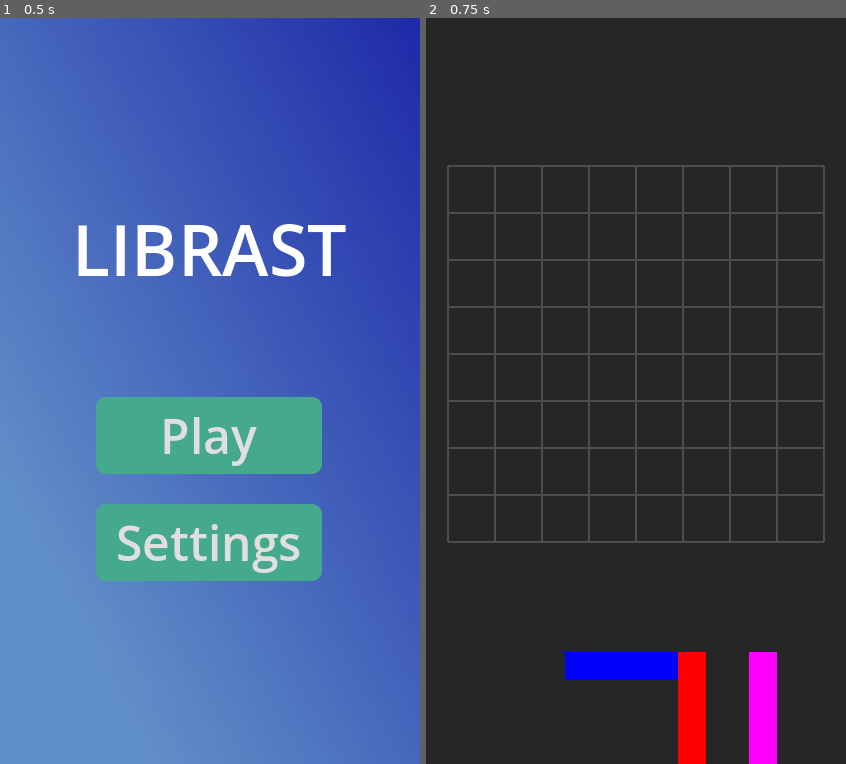
Above: before the commit, frames 1-2 (left to right).
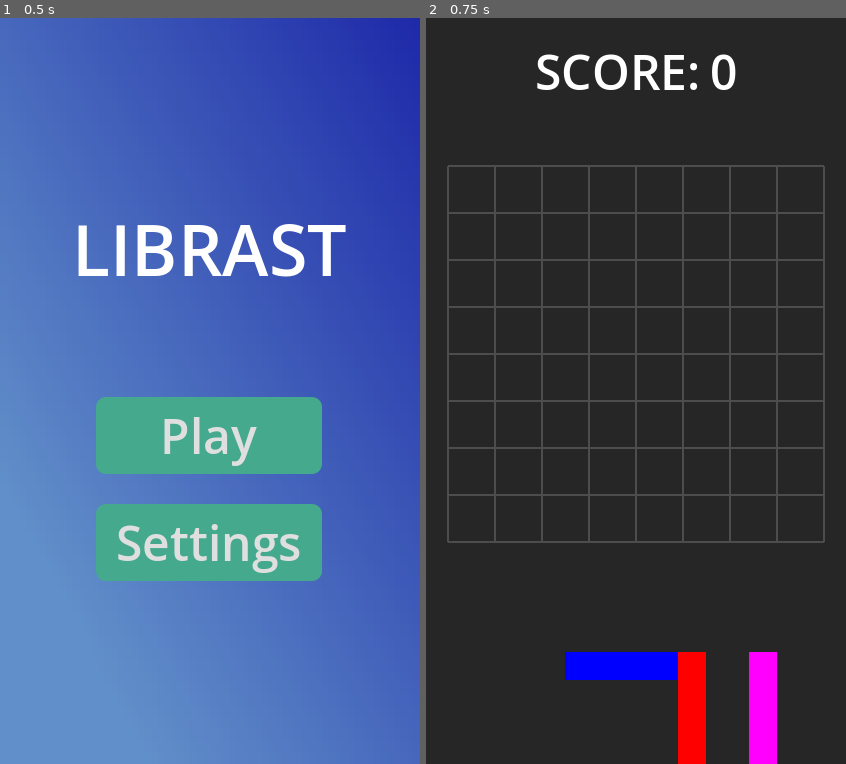
Above: after the commit, the same moments.

Repository: Piernikkk/librast
Game: Godot game, scene res://scenes/start_screen.tscn
Two runs of this game, one before a commit and one after it. Both use one fixed random seed, a clock stepped at 60 frames per second and the inputs below.
Inputs:
- Up to frame 1 (0.5 s): no input
- Up to frame 2 (0.75 s): click "Play" at 0.5 s

Frame 1 is identical in both runs. In frame 2, 0.9% of the frame differs, in the area x 26-74%, y 4-10%.

Commit message:
Added game over screen

Diff:
--- /dev/null
+++ b/scenes/game_over.tscn
@@ -0,0 +1,105 @@
+[gd_scene load_steps=9 format=3 uid="uid://bff7ggna66jou"]
+
+[ext_resource type="Script" uid="uid://b6ju1nbspgt40" path="res://scripts/game_over.gd" id="1_xeevv"]
+
+[sub_resource type="Gradient" id="Gradient_0nqlu"]
+offsets = PackedFloat32Array(0, 0.19333333, 0.84, 0.96666664)
+colors = PackedColorArray(1, 0.6553498, 0.6018409, 1, 0.99999994, 0.1943762, 0.14415294, 1, 0.2679457, 0.20587684, 0.20587684, 1, 0.21950102, 0.21950102, 0.21950102, 1)
+
+[sub_resource type="GradientTexture2D" id="GradientTexture2D_xeevv"]
+gradient = SubResource("Gradient_0nqlu")
+fill_from = Vector2(0.635514, 0.24299066)
+fill_to = Vector2(0.6214953, 1)
+
+[sub_resource type="StyleBoxEmpty" id="StyleBoxEmpty_0nqlu"]
+
+[sub_resource type="StyleBoxFlat" id="StyleBoxFlat_xeevv"]
+content_margin_left = 20.0
+content_margin_top = 5.0
+content_margin_right = 20.0
+content_margin_bottom = 5.0
+bg_color = Color(0.27129012, 0.6613565, 0.5527387, 1)
+corner_radius_top_left = 10
+corner_radius_top_right = 10
+corner_radius_bottom_right = 10
+corner_radius_bottom_left = 10
+
+[sub_resource type="StyleBoxFlat" id="StyleBoxFlat_wqhvx"]
+content_margin_left = 20.0
+content_margin_top = 5.0
+content_margin_right = 20.0
+content_margin_bottom = 5.0
+bg_color = Color(0, 0, 0, 1)
+corner_radius_top_left = 10
+corner_radius_top_right = 10
+corner_radius_bottom_right = 10
+corner_radius_bottom_left = 10
+
+[sub_resource type="StyleBoxFlat" id="StyleBoxFlat_tbwuq"]
+content_margin_left = 20.0
+content_margin_top = 5.0
+content_margin_right = 20.0
+content_margin_bottom = 5.0
+bg_color = Color(0.09469537, 0.28756103, 0.23423728, 1)
+corner_radius_top_left = 10
+corner_radius_top_right = 10
+corner_radius_bottom_right = 10
+corner_radius_bottom_left = 10
+
+[sub_resource type="Theme" id="Theme_racf3"]
+Button/constants/outline_size = 0
+Button/font_sizes/font_size = 48
+Button/styles/focus = SubResource("StyleBoxEmpty_0nqlu")
+Button/styles/hover = SubResource("StyleBoxFlat_xeevv")
+Button/styles/normal = SubResource("StyleBoxFlat_wqhvx")
+Button/styles/pressed = SubResource("StyleBoxFlat_tbwuq")
+
+[node name="Game Over" type="Control"]
+layout_mode = 3
+anchors_preset = 15
+anchor_right = 1.0
+anchor_bottom = 1.0
+grow_horizontal = 2
+grow_vertical = 2
+script = ExtResource("1_xeevv")
+
+[node name="MarginContainer" type="MarginContainer" parent="."]
+layout_mode = 1
+anchors_preset = 15
+anchor_right = 1.0
+anchor_bottom = 1.0
+grow_horizontal = 2
+grow_vertical = 2
+
+[node name="TextureRect" type="TextureRect" parent="MarginContainer"]
+layout_mode = 2
+texture = SubResource("GradientTexture2D_xeevv")
+
+[node name="VBoxContainer" type="VBoxContainer" parent="MarginContainer"]
+layout_mode = 2
+size_flags_horizontal = 4
+size_flags_vertical = 4
+theme_override_constants/separation = 100
+
+[node name="Label" type="Label" parent="MarginContainer/VBoxContainer"]
+layout_mode = 2
+size_flags_horizontal = 4
+theme_override_font_sizes/font_size = 48
+text = "GAME OVER"
+
+[node name="VBoxContainer" type="VBoxContainer" parent="MarginContainer/VBoxContainer"]
+layout_mode = 2
+theme_override_constants/separation = 30
+
+[node name="Restart" type="Button" parent="MarginContainer/VBoxContainer/VBoxContainer"]
+layout_mode = 2
+theme = SubResource("Theme_racf3")
+text = "RESTART"
+
+[node name="MainMenu" type="Button" parent="MarginContainer/VBoxContainer/VBoxContainer"]
+layout_mode = 2
+theme = SubResource("Theme_racf3")
+text = "MAIN MENU"
+
+[connection signal="pressed" from="MarginContainer/VBoxContainer/VBoxContainer/Restart" to="." method="_on_restart_pressed"]
+[connection signal="pressed" from="MarginContainer/VBoxContainer/VBoxContainer/MainMenu" to="." method="_on_main_menu_pressed"]
--- /dev/null
+++ b/scenes/game_ui.tscn
@@ -0,0 +1,45 @@
+[gd_scene load_steps=2 format=3 uid="uid://dmm0n7r3uf1oi"]
+
+[ext_resource type="Script" uid="uid://c0ng0ja6jn8sy" path="res://scripts/game_ui.gd" id="1_yubou"]
+
+[node name="GameUI" type="Control"]
+layout_mode = 3
+anchors_preset = 15
+anchor_right = 1.0
+anchor_bottom = 1.0
+grow_horizontal = 2
+grow_vertical = 2
+script = ExtResource("1_yubou")
+
+[node name="CanvasLayer" type="CanvasLayer" parent="."]
+
+[node name="MarginContainer" type="MarginContainer" parent="CanvasLayer"]
+anchors_preset = 15
+anchor_right = 1.0
+anchor_bottom = 1.0
+grow_horizontal = 2
+grow_vertical = 2
+theme_override_constants/margin_left = 20
+theme_override_constants/margin_top = 20
+theme_override_constants/margin_right = 20
+theme_override_constants/margin_bottom = 20
+
+[node name="VBoxContainer" type="VBoxContainer" parent="CanvasLayer/MarginContainer"]
+layout_mode = 2
+size_flags_horizontal = 4
+size_flags_vertical = 0
+
+[node name="HBoxContainer" type="HBoxContainer" parent="CanvasLayer/MarginContainer/VBoxContainer"]
+layout_mode = 2
+theme_override_constants/separation = 10
+
+[node name="Points Label" type="Label" parent="CanvasLayer/MarginContainer/VBoxContainer/HBoxContainer"]
+layout_mode = 2
+theme_override_font_sizes/font_size = 48
+text = "SCORE:"
+
+[node name="Points" type="Label" parent="CanvasLayer/MarginContainer/VBoxContainer/HBoxContainer"]
+unique_name_in_owner = true
+layout_mode = 2
+theme_override_font_sizes/font_size = 48
+text = "0"
--- a/scenes/main_scene.tscn
+++ b/scenes/main_scene.tscn
@@ -1,8 +1,9 @@
-[gd_scene load_steps=4 format=3 uid="uid://dj5ve25l1oa5q"]
+[gd_scene load_steps=5 format=3 uid="uid://dj5ve25l1oa5q"]
 
 [ext_resource type="Script" uid="uid://d1hcl4pyos8l1" path="res://scripts/grid.gd" id="1_52fb6"]
-[ext_resource type="Script" uid="uid://c3k8v9m2p5hj7" path="res://scripts/piece_bar.gd" id="2_piece_bar"]
+[ext_resource type="Script" uid="uid://c3k8wam2p5hj7" path="res://scripts/piece_bar.gd" id="2_piece_bar"]
 [ext_resource type="Script" uid="uid://b7n4m8q1k6pj2" path="res://scripts/camera.gd" id="3_camera"]
+[ext_resource type="PackedScene" uid="uid://dmm0n7r3uf1oi" path="res://scenes/game_ui.tscn" id="4_pu3yx"]
 
 [node name="MainScene" type="Node2D"]
 
@@ -22,6 +23,6 @@
 [node name="Camera2D" type="Camera2D" parent="."]
 script = ExtResource("3_camera")
 
-[node name="Label" type="Label" parent="."]
-offset_right = 40.0
-offset_bottom = 23.0
+[node name="GameUI" parent="." instance=ExtResource("4_pu3yx")]
+
+[connection signal="add_points" from="Grid" to="GameUI" method="_on_grid_add_points"]
--- a/scenes/start_screen.tscn
+++ b/scenes/start_screen.tscn
@@ -39,6 +39,7 @@
 
 [node name="Label" type="Label" parent="Main/VBoxContainer"]
 layout_mode = 2
+size_flags_horizontal = 4
 theme_override_font_sizes/font_size = 70
 text = "LIBRAST"
 
--- /dev/null
+++ b/scripts/game_over.gd
@@ -0,0 +1,9 @@
+extends Control
+
+
+func _on_restart_pressed() -> void:
+	get_tree().change_scene_to_file("res://scenes/main_scene.tscn");
+
+
+func _on_main_menu_pressed() -> void:
+		get_tree().change_scene_to_file("res://scenes/start_screen.tscn");
--- /dev/null
+++ b/scripts/game_ui.gd
@@ -0,0 +1,12 @@
+extends Control
+
+@onready var score_label: Label = %Points;
+
+func _ready() -> void:
+	score_label.text = "0";
+
+
+func _on_grid_add_points(points: int) -> void:
+	var current_score = int(score_label.text);
+	current_score += points;
+	score_label.text = str(current_score);
--- a/scripts/globals.gd
+++ b/scripts/globals.gd
@@ -15,5 +15,19 @@
 	Color(0.5, 0, 1) # Purple
 ];
 
-# Performance optimization: disable verbose debug prints
 const DEBUG_VERBOSE: bool = false;
+
+const POINT_MULTIPLIER: int = 10;
+
+
+func calculate_points(rows: int, cols: int) -> int:
+	var points = 0;
+
+	if rows > 0 and cols > 0:
+		points = rows * cols * POINT_MULTIPLIER;
+	elif rows > 0:
+		points = rows * POINT_MULTIPLIER;
+	elif cols > 0:
+		points = cols * POINT_MULTIPLIER;
+
+	return points;
--- a/scripts/grid.gd
+++ b/scripts/grid.gd
@@ -1,4 +1,6 @@
 extends Node2D
+
+signal add_points(points: int);
 
 const GRID_WIDTH = 8;
 const GRID_HEIGHT = 8;
@@ -116,6 +118,9 @@
 func animate_and_clear_lines(rows: Array, cols: Array) -> void:
 	var blocks_to_animate = [];
 
+	var points = Globals.calculate_points(rows.size(), cols.size());
+	add_points.emit(points);
+
 	for y in rows:
 		for x in range(GRID_WIDTH):
 			if grid[y][x] != null:
@@ -170,22 +175,6 @@
 		if grid[y][x] == null:
 			return false;
 	return true;
-
-func clear_row(y: int) -> int:
-	var cleared = 0;
-	for x in range(GRID_WIDTH):
-		if grid[y][x] != null:
-			remove_block(Vector2i(x, y));
-			cleared += 1;
-	return cleared;
-
-func clear_column(x: int) -> int:
-	var cleared = 0;
-	for y in range(GRID_HEIGHT):
-		if grid[y][x] != null:
-			remove_block(Vector2i(x, y));
-			cleared += 1;
-	return cleared;
 
 func can_shape_fit(shape_blocks: Array) -> bool:
 	for try_y in range(GRID_HEIGHT):
--- a/scripts/piece_bar.gd
+++ b/scripts/piece_bar.gd
@@ -132,4 +132,4 @@
 				break ;
 
 	if not any_can_fit:
-		print("GAME OVER - No shapes can fit!");
+		get_tree().change_scene_to_file("res://scenes/game_over.tscn");
Not shown: 1 places in scenes/start_screen.tscn that only renumber resources
Not shown, added: scripts/game_over.gd.uid
Not shown, added: scripts/game_ui.gd.uid
